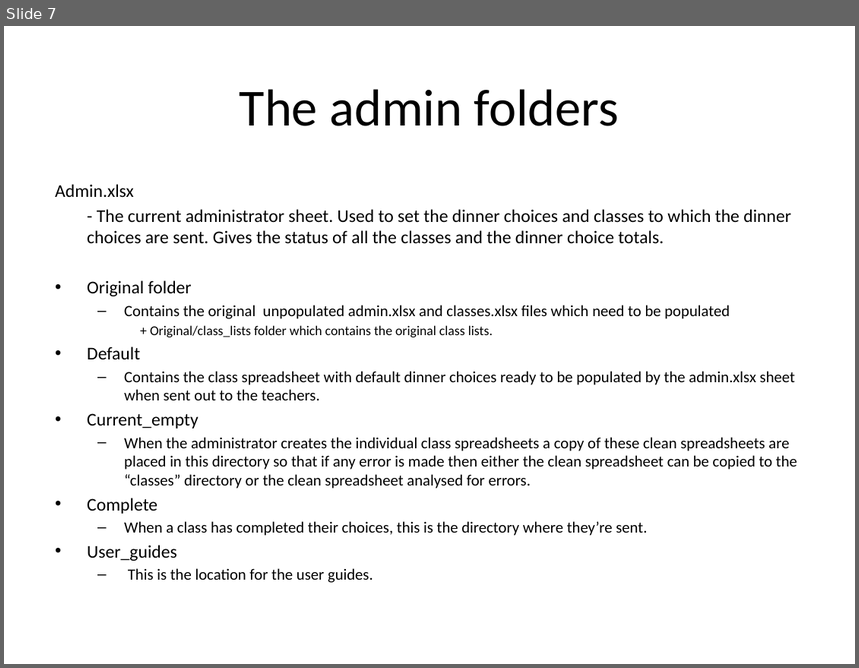
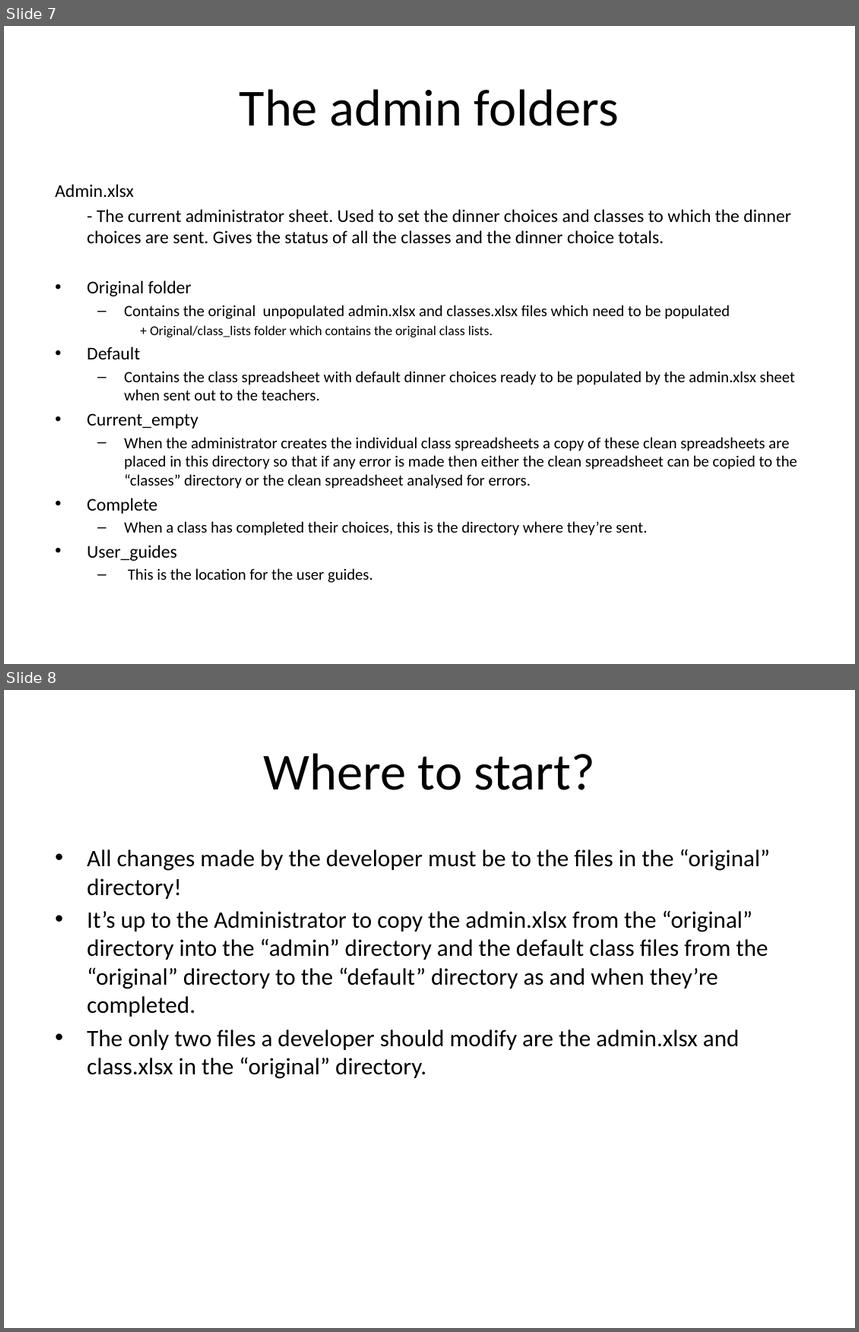
Before and after one commit to asfcarter/dinner_choices, a slide deck: Admin/User guides/Developers_guide.pptx. Shown one above the other, each under a label of ours: slide 7 before the commit, slides 7 and 8 after it. The pictures are 859x668 and 859x1332 pixels, drawn with LibreOffice and Linux fonts; fonts in the diff are those of the drawing. Boxes give left, top, right and bottom in pixels: in the first picture for what was removed or moved away, otherwise in the second. Text is boxed around its words. In the diff, an @@ line names an element or a change of style, - is before the commit and + after.

```diff
--- a/Admin/User guides/Developers_guide.pptx
+++ b/Admin/User guides/Developers_guide.pptx
@@ slide 8 added at (x1=4, y1=690, x2=855, y2=1328), background #FFFFFF @@
@@ title added at (x1=264, y1=753, x2=595, y2=790), 44 pt, text #000000 @@
+Where to start?
@@ text added at (x1=87, y1=849, x2=771, y2=1079), 20 pt, text #000000 @@
+• All changes made by the developer must be to the files in the “original” directory!
+• It’s up to the Administrator to copy the admin.xlsx from the “original” directory into the “admin” directory and the default class files from the “original” directory to the “default” directory as and when they’re completed.
+• The only two files a developer should modify are the admin.xlsx and class.xlsx in the “original” directory.
```
Also in this commit, not shown: 3 slides changed, 2 other files.
